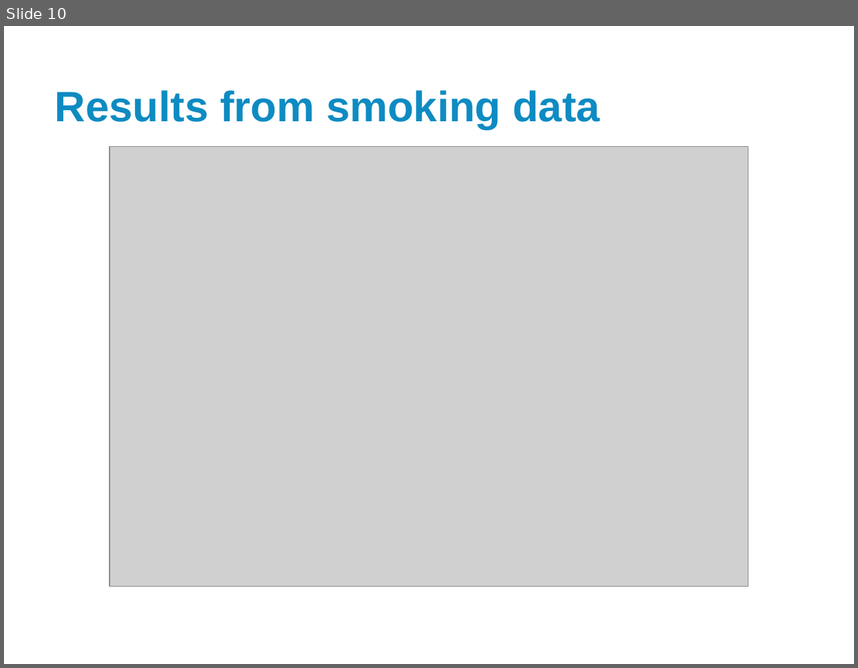
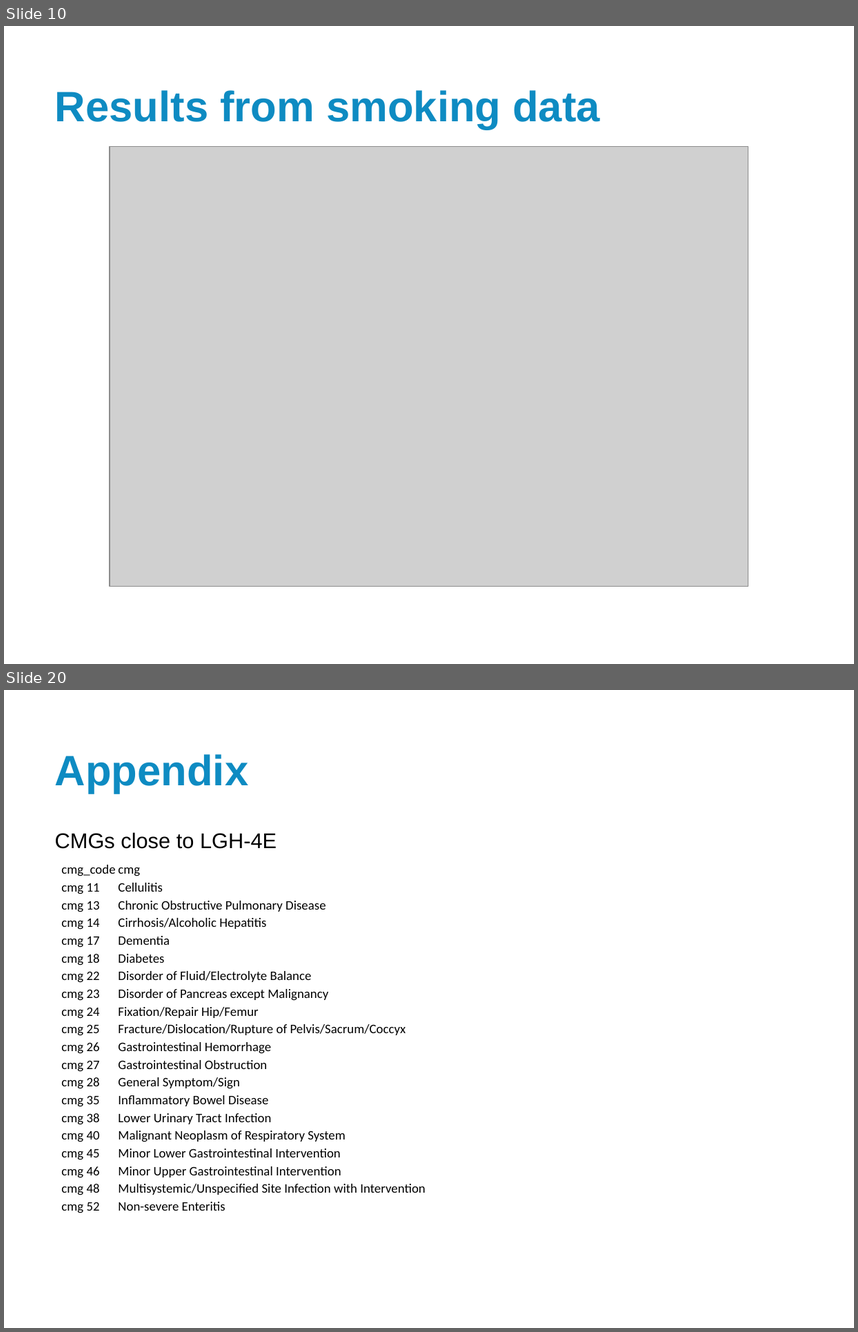
Before and after one commit to nayefahmad/2017.09.21-Exploring-correspondence-analysis, a slide deck: results/2017-09-22_Correspondence-analysis-for-nursing-unit-similarity.pptx. Shown one above the other, each under a label of ours: slide 10 before the commit, slides 10 and 20 after it; the slides between them are not shown. The pictures are 858x668 and 858x1332 pixels, drawn with LibreOffice and Linux fonts; fonts in the diff are those of the drawing; grey boxes stand for pictures; background and template pictures are left out. Boxes give left, top, right and bottom in pixels: in the first picture for what was removed or moved away, otherwise in the second. Text is boxed around its words. In the diff, an @@ line names an element or a change of style, - is before the commit and + after.

```diff
--- a/results/2017-09-22_Correspondence-analysis-for-nursing-unit-similarity.pptx
+++ b/results/2017-09-22_Correspondence-analysis-for-nursing-unit-similarity.pptx
@@ slide 20 added at bbox=[4, 690, 854, 1328], background #FFFFFF @@
@@ title added at bbox=[55, 754, 248, 793], 36 pt, text #0E8BC2, bold @@
+Appendix
@@ text added at bbox=[55, 832, 277, 849], 18 pt, text #000000 @@
+CMGs close to LGH-4E
@@ table added at bbox=[61, 860, 474, 1216], 20 rows, 2 columns @@
+cmg_code | cmg
+cmg 11 | Cellulitis
+cmg 13 | Chronic Obstructive Pulmonary Disease
+cmg 14 | Cirrhosis/Alcoholic Hepatitis
+cmg 17 | Dementia
+cmg 18 | Diabetes
+cmg 22 | Disorder of Fluid/Electrolyte Balance
+cmg 23 | Disorder of Pancreas except Malignancy
+cmg 24 | Fixation/Repair Hip/Femur
+cmg 25 | Fracture/Dislocation/Rupture of Pelvis/Sacrum/Coccyx
+cmg 26 | Gastrointestinal Hemorrhage
+cmg 27 | Gastrointestinal Obstruction
+cmg 28 | General Symptom/Sign
+cmg 35 | Inflammatory Bowel Disease
+cmg 38 | Lower Urinary Tract Infection
+cmg 40 | Malignant Neoplasm of Respiratory System
+cmg 45 | Minor Lower Gastrointestinal Intervention
+cmg 46 | Minor Upper Gastrointestinal Intervention
+cmg 48 | Multisystemic/Unspecified Site Infection with Intervention
+cmg 52 | Non-severe Enteritis
```
Also in this commit, not shown: 3 slides changed, 9 other slides added, 7 slides removed.
